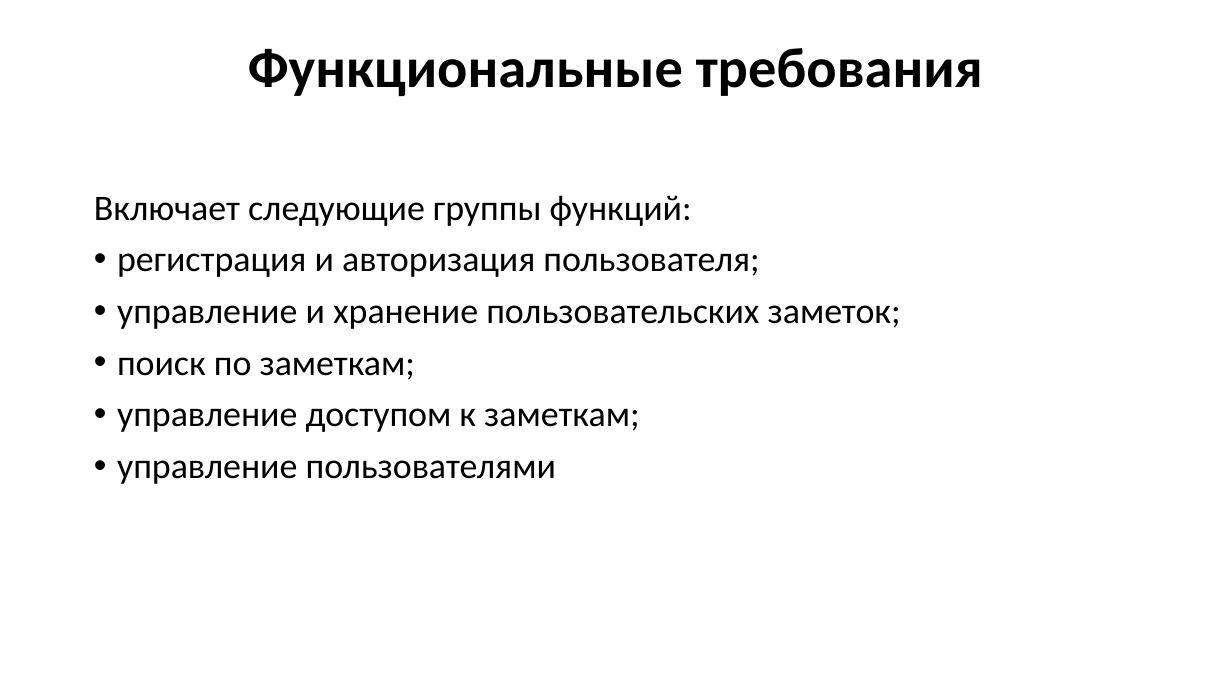
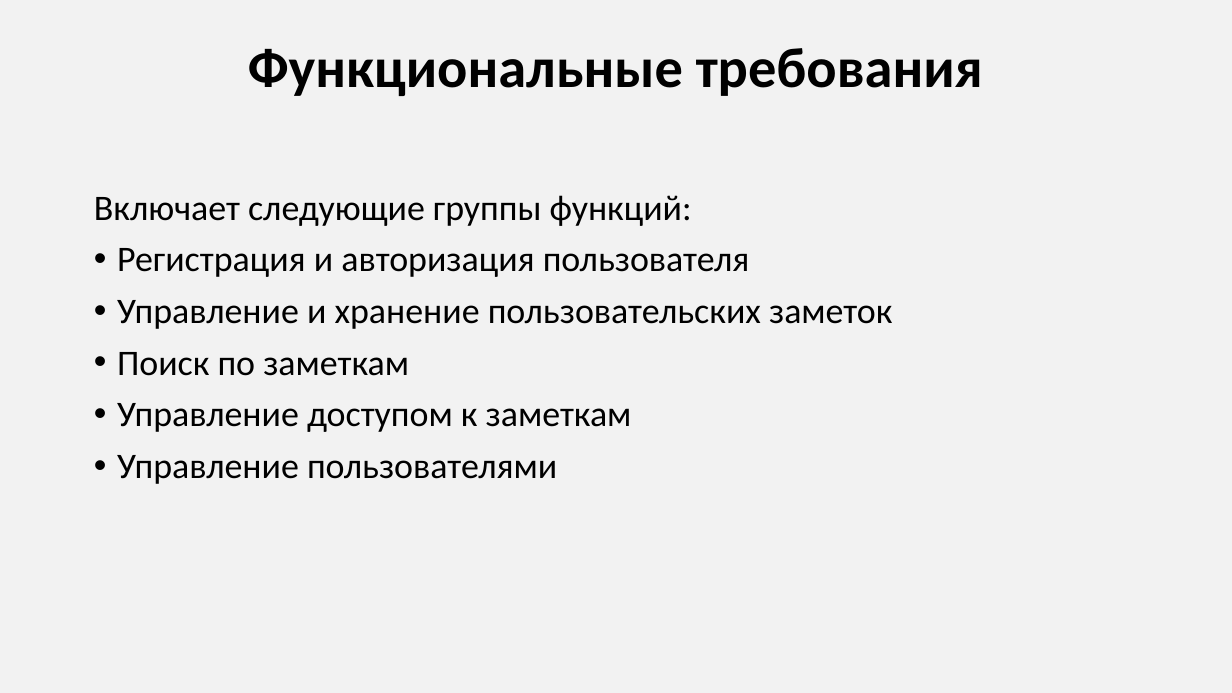
Before and after one commit to Kristafer/web-notes, a slide deck: slide 4 of documents/Пискарёв_Кирилл_Защита.pptx. Drawn at 1232x693 pixels with LibreOffice and Linux fonts; fonts in the diff are those of the drawing. Boxes give left, top, right and bottom in pixels: in the first picture for what was removed or moved away, otherwise in the second. Text is boxed around its words. In the diff, an @@ line names an element or a change of style, - is before the commit and + after.

```diff
--- a/documents/Пискарёв_Кирилл_Защита.pptx
+++ b/documents/Пискарёв_Кирилл_Защита.pptx
@@ background #FFFFFF to #F2F2F2 @@
@@ text at box(117, 248, 892, 484): text changed @@
-• регистрация и авторизация пользователя;
-• управление и хранение пользовательских заметок;
-• поиск по заметкам;
-• управление доступом к заметкам;
-• управление пользователями
+• Регистрация и авторизация пользователя
+• Управление и хранение пользовательских заметок
+• Поиск по заметкам
+• Управление доступом к заметкам
+• Управление пользователями
```
Also in this commit, not shown: 22 other slides changed, 1 slide removed, 15 other files.
